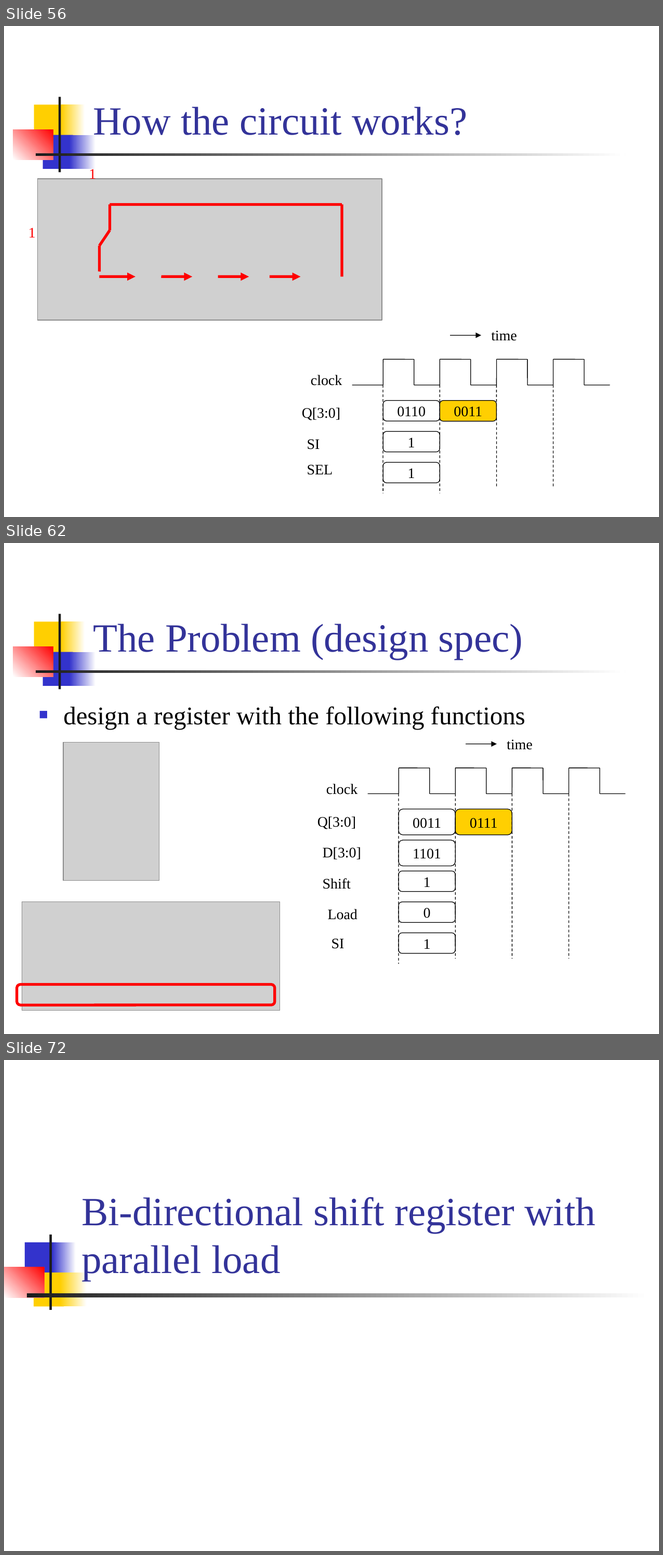
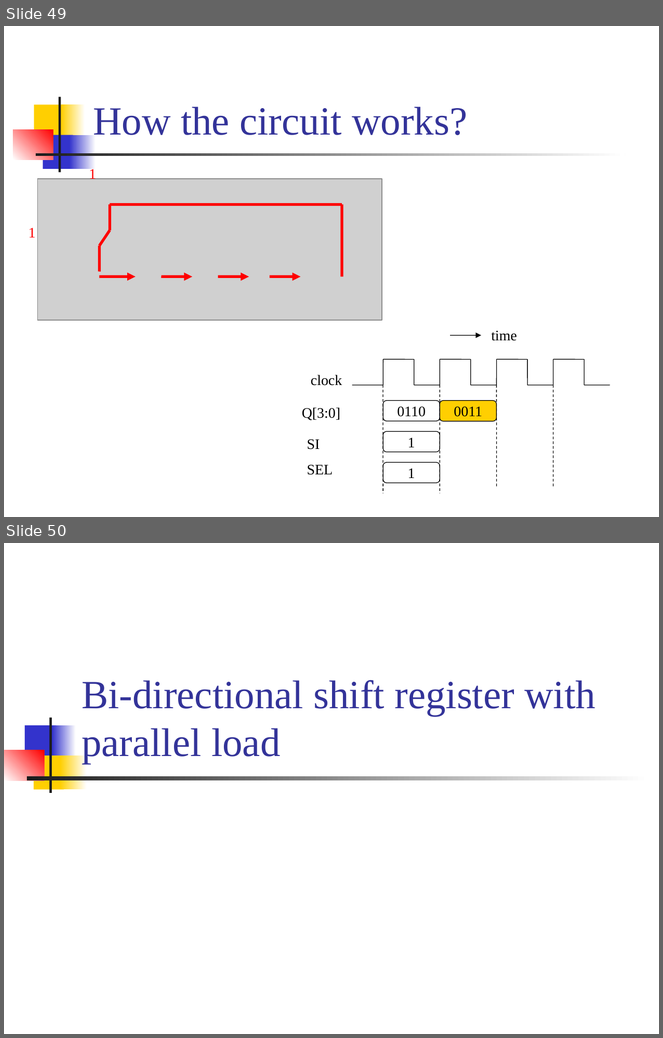
Before and after one commit to CGUSystemCourses/Comp_Org-2018, a slide deck: Lectures/lec03-registers/lec03-registers.pptx. Shown one above the other, each under a label of ours: slides 56, 62 and 72 before the commit, slides 49 and 50 after it; the slides between them are not shown. The pictures are 663x1555 and 663x1038 pixels, drawn with LibreOffice and Linux fonts; fonts in the diff are those of the drawing; grey boxes stand for pictures. Boxes give left, top, right and bottom in pixels: in the first picture for what was removed or moved away, otherwise in the second. Text is boxed around its words. In the diff, an @@ line names an element or a change of style, - is before the commit and + after.

```diff
--- a/Lectures/lec03-registers/lec03-registers.pptx
+++ b/Lectures/lec03-registers/lec03-registers.pptx
@@ slide 62 removed at [4, 543, 659, 1034], background #FFFFFF; not listed: 7 template elements that a slide beside it also shows @@
@@ title removed at [93, 624, 523, 659] @@
-The Problem (design spec)
@@ text removed at [63, 706, 526, 730] @@
-■ design a register with the following functions
@@ picture removed at [63, 742, 158, 881] @@
@@ rounded rectangle removed at [399, 809, 455, 835] @@
-0011
@@ rounded rectangle removed at [455, 809, 513, 835] @@
-0111
@@ rounded rectangle removed at [399, 840, 455, 866] @@
-1101
@@ rounded rectangle removed at [399, 871, 455, 891] @@
-1
@@ picture removed at [22, 902, 280, 1011] @@
@@ rounded rectangle removed at [399, 902, 455, 923] @@
-0
@@ group removed at [318, 740, 626, 964]: 21 lines, 7 texts, 1 arrow @@
-time
-clock
-Q[3:0]
-D[3:0]
-Shift
-Load
-SI
@@ rounded rectangle removed at [399, 933, 455, 953] @@
-1
@@ rounded rectangle removed at [17, 984, 275, 1005] @@
@@ what was slide 56 is now slide 49 @@
@@ what was slide 72 is now slide 50 @@
```
Also in this commit, not shown: 3 slides changed, 21 other slides removed, 1 other file.
